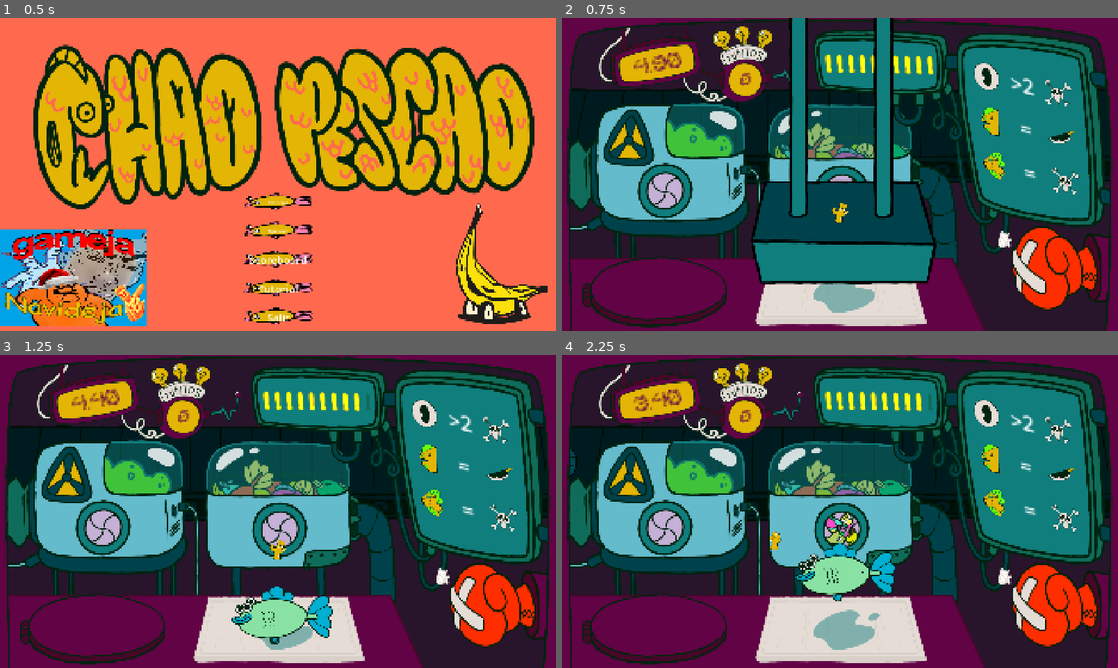
Above: before the commit, frames 1-4 (two rows, left to right).
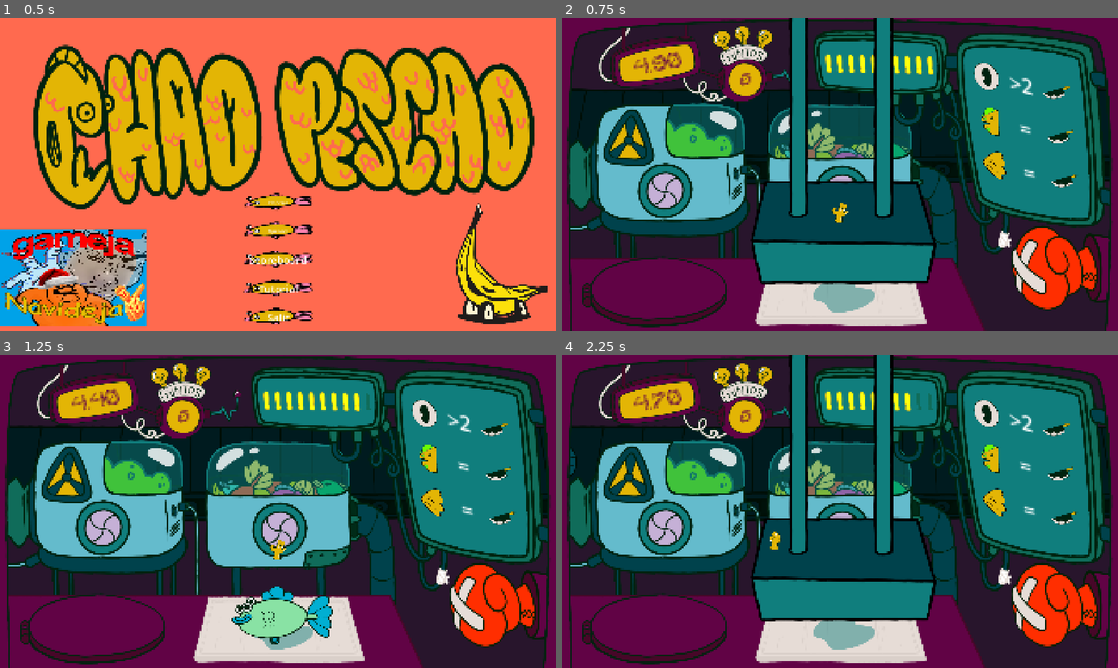
Above: after the commit, the same moments.

Repository: BananaVanGames/Chao_Pescao.Gameja_01_2026
Game: Godot game, scene res://ui/main_menu/main_menu.tscn
The game is run twice, just before and just after one commit, with the same random seed, the same clock (stepped at 60 frames per second) and the same inputs. Sound files missing from this copy of the repository are replaced by a short silence.
Inputs (mouse positions are in pixels of both pictures, inside the frame that each line leads up to):
- Up to frame 1 (0.5 s): no input
- Up to frame 2 (0.75 s): click "Empezar" at 0.5 s
- Up to frame 3 (1.25 s): no input
- Up to frame 4 (2.25 s): tap Enter at 1.25 s; drag from (840, 614) to (840, 530) at 1.27 s; drag from (728, 527) to (867, 536) at 2.02 s

Frame 1 is identical in both runs. In frame 2, 0.6% of the frame differs, in the area x 75-94%, y 19-57%; in frame 3, 0.6%; in frame 4, 14%, in the area x 12-94%, y 0-86%.
Error before the commit: Invalid call. Nonexistent function 'set_next_set_rules' in base 'Node (game_handler.gd)'. (res://game/game.gd:134)

Commit message:
Update game_handler.gd

Diff:
--- a/autoloads/game_handler.gd
+++ b/autoloads/game_handler.gd
@@ -11,6 +11,7 @@
 var fishes_left: int = 10
 var rules: Array = []
 var processable_rules: Array = []
+var level: int = 0
 
 #region Fish paths
 
@@ -221,15 +222,11 @@
 
 var check_finished := false
 var fish_loaded := false
-
 var level_idx := 0
 var path_idx := 0
-
-var level_requested := false
+var request_idx := 0
 var level_loaded_count := 0
-var request_idx := 0
 var requesting_level := false
-var level: int = 0
 
 
 func _process(_delta: float) -> void:
@@ -248,11 +245,9 @@
 			request_idx = 0
 			path_idx = 0
 			level_loaded_count = 0
-			#print("Level ", level_idx, " requests queued")
 
 		return
 
-	# 2️⃣ Fase de POLLING + CONSUMO (1 por frame)
 	var path: String = level_paths[path_idx]
 	var status := ResourceLoader.load_threaded_get_status(path)
 
@@ -270,7 +265,6 @@
 	if path_idx >= level_paths.size():
 		path_idx = 0
 
-	# 3️⃣ ¿Nivel terminado?
 	if level_loaded_count >= level_paths.size():
 		print("Level ", level_idx, " fish loaded")
 
@@ -296,7 +290,7 @@
 	return rules
 
 
-func start_next_set(value: Array):
+func set_next_set_rules(value: Array):
 	rules = value
 	#print("Rules recibidas: ", rules)
 	change_rules.emit(rules)
